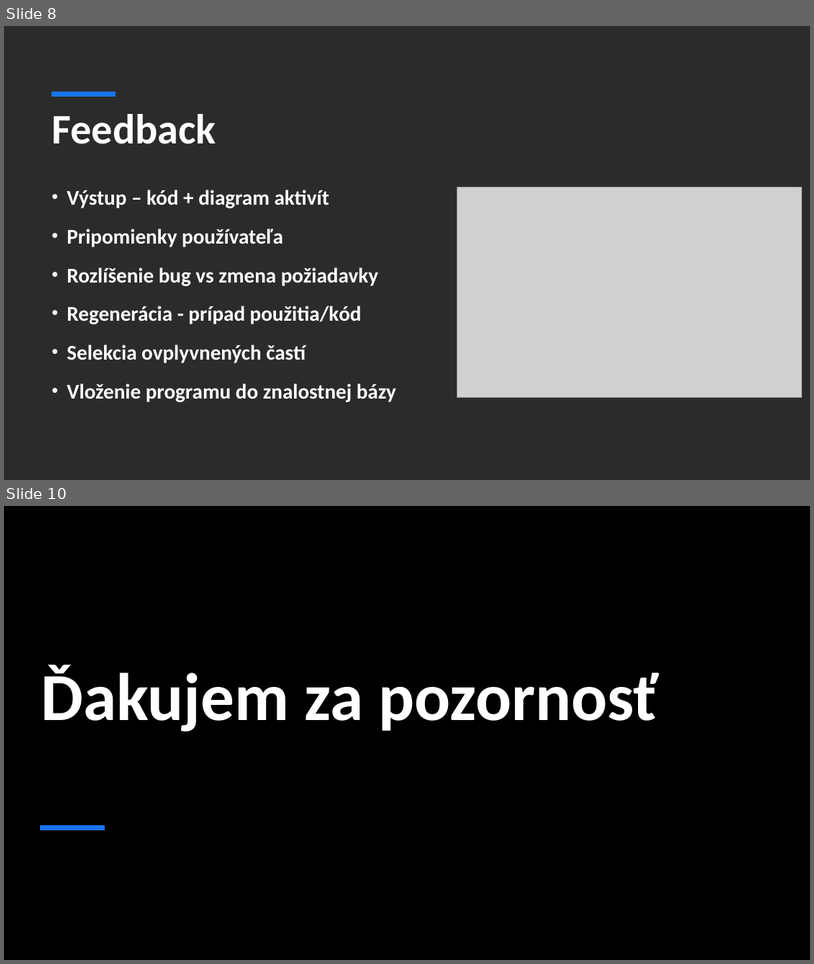
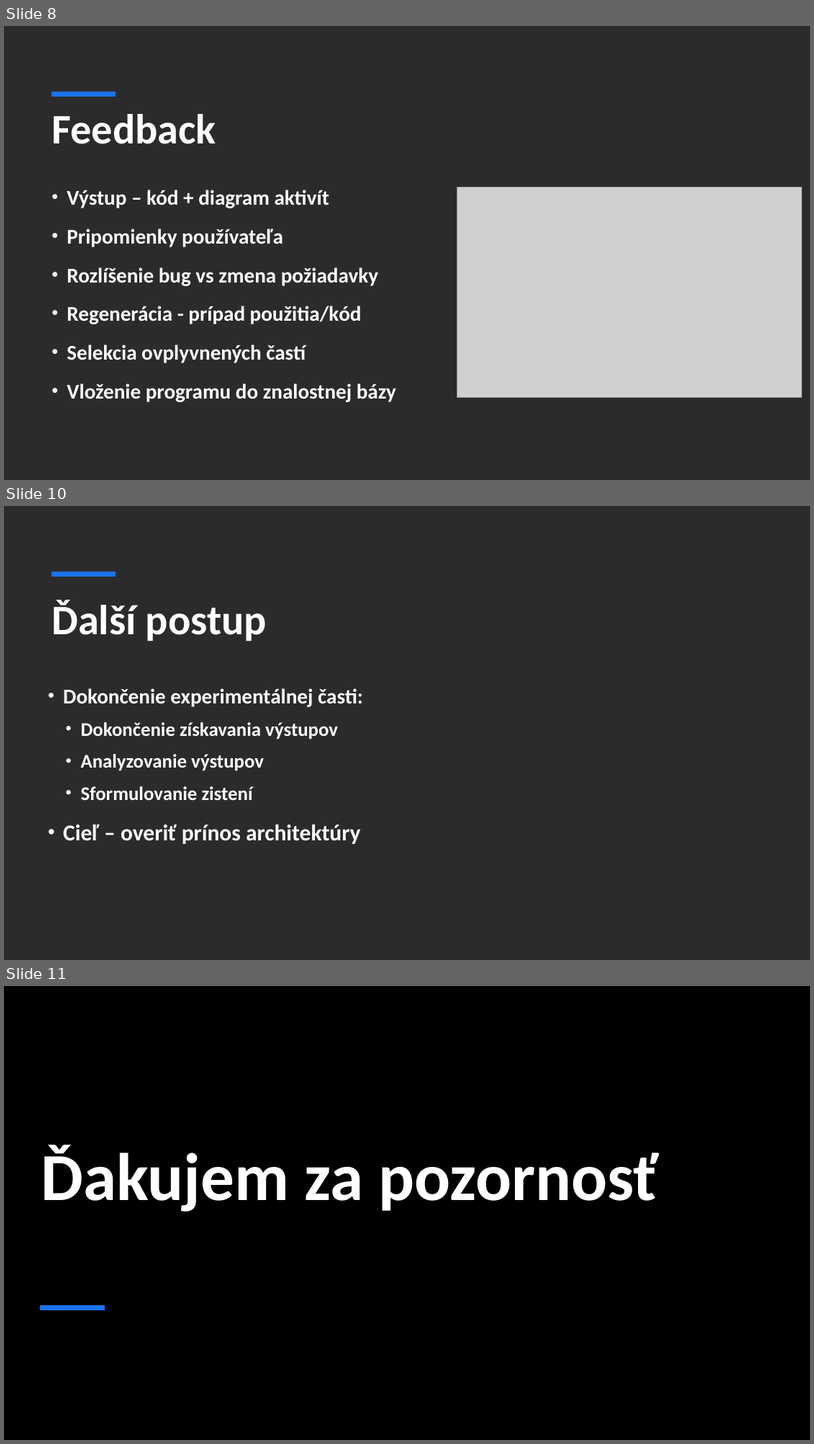
Before and after one commit to SamSok31/bakalarska-praca, a slide deck: files/prezentacia_2.pptx. Shown one above the other, each under a label of ours: slides 8 and 10 before the commit, slides 8, 10 and 11 after it; the slides between them are not shown. The pictures are 814x964 and 814x1444 pixels, drawn with LibreOffice and Linux fonts; fonts in the diff are those of the drawing; grey boxes stand for pictures; background and template pictures are left out; a plain dark background stands for a picture behind light text. Boxes give left, top, right and bottom in pixels: in the first picture for what was removed or moved away, otherwise in the second. Text is boxed around its words. In the diff, an @@ line names an element or a change of style, - is before the commit and + after.

```diff
--- a/files/prezentacia_2.pptx
+++ b/files/prezentacia_2.pptx
@@ slide 10 added at [4,506,810,960], background picture (left out); not listed: 1 template element that a slide beside it also shows @@
@@ title added at [52,600,267,641], 50 pt, text #FFFFFF, bold @@
+Ďalší postup
@@ text added at [63,688,363,844], 23 pt, text #FFFFFF, bold @@
+• Dokončenie experimentálnej časti:
+  • Dokončenie získavania výstupov
+  • Analyzovanie výstupov
+  • Sformulovanie zistení
+• Cieľ – overiť prínos architektúry
@@ what was slide 10 is now slide 11 @@
```
Also in this commit, not shown: 1 other slide added, 1 slide removed.
